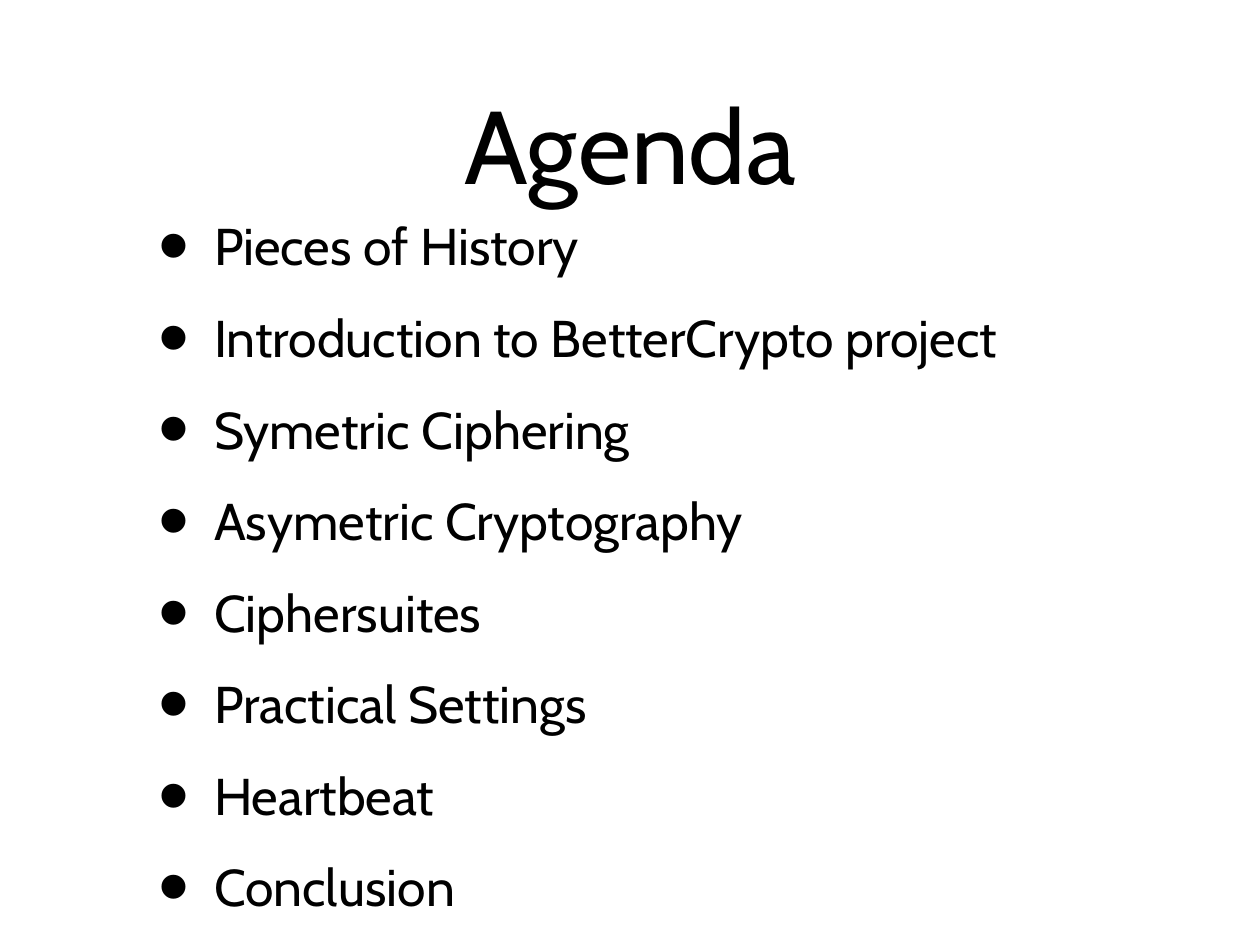
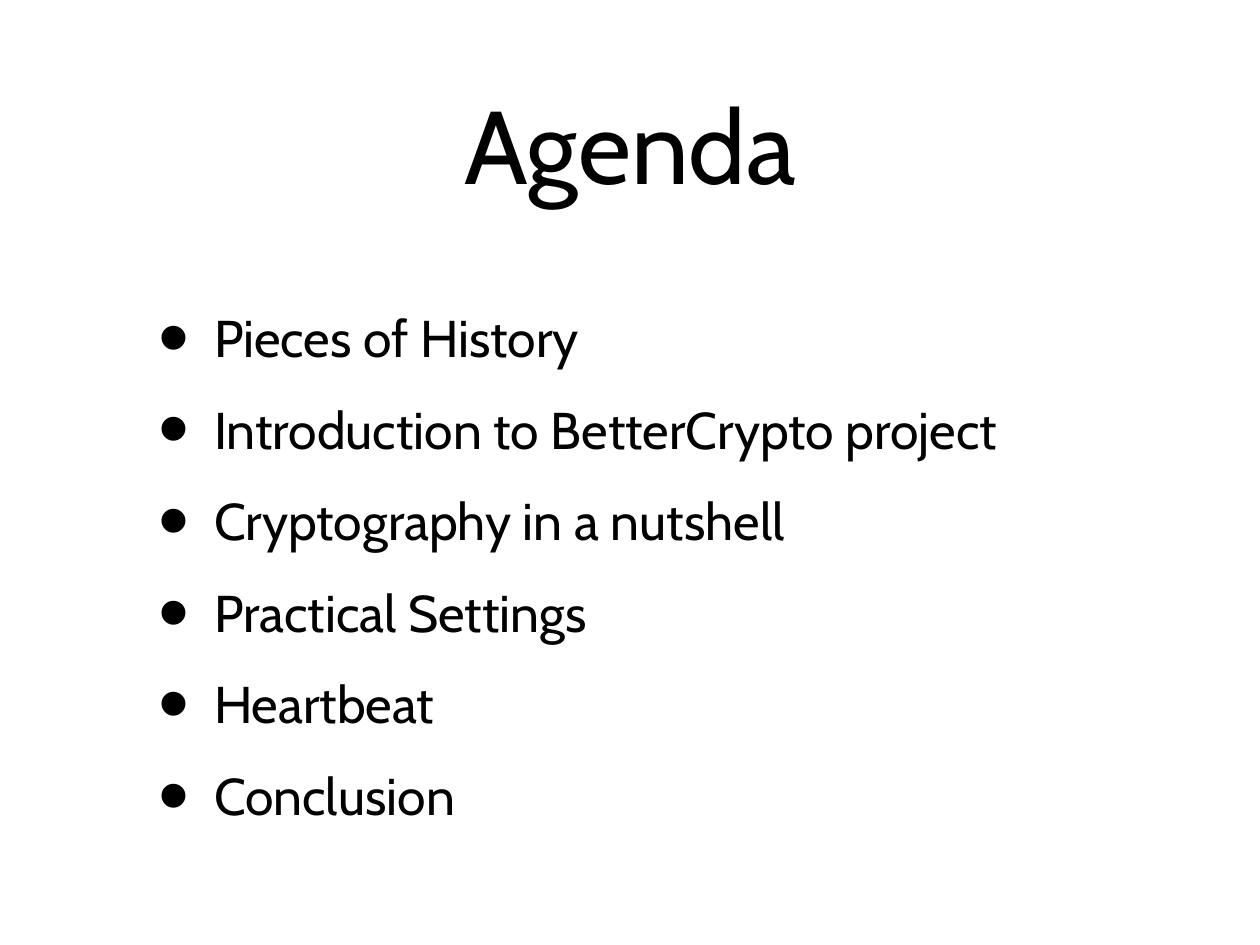
Before and after one commit to BetterCrypto/Applied-Crypto-Hardening, a slide deck: slide 5 of presentations/M3AWWG/draft_m3aawg.pptx. Drawn at 1260x945 pixels with LibreOffice and Linux fonts; fonts in the diff are those of the drawing. Boxes give left, top, right and bottom in pixels: in the first picture for what was removed or moved away, otherwise in the second. Text is boxed around its words. In the diff, an @@ line names an element or a change of style, - is before the commit and + after.

```diff
--- a/presentations/M3AWWG/draft_m3aawg.pptx
+++ b/presentations/M3AWWG/draft_m3aawg.pptx
@@ text at [214, 501, 785, 552]: text changed @@
-• Symetric Ciphering
-• Asymetric Cryptography
-• Ciphersuites
+• Cryptography in a nutshell
```
Also in this commit, not shown: 8 other slides changed, 5 slides added.
